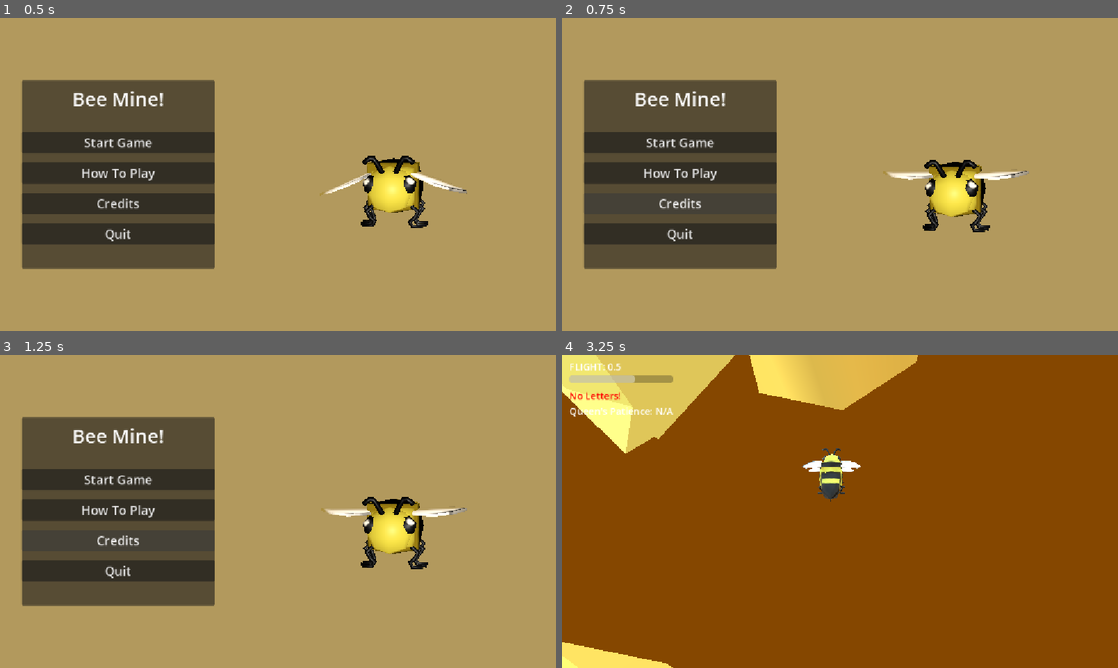
Above: before the commit, frames 1-4 (two rows, left to right).
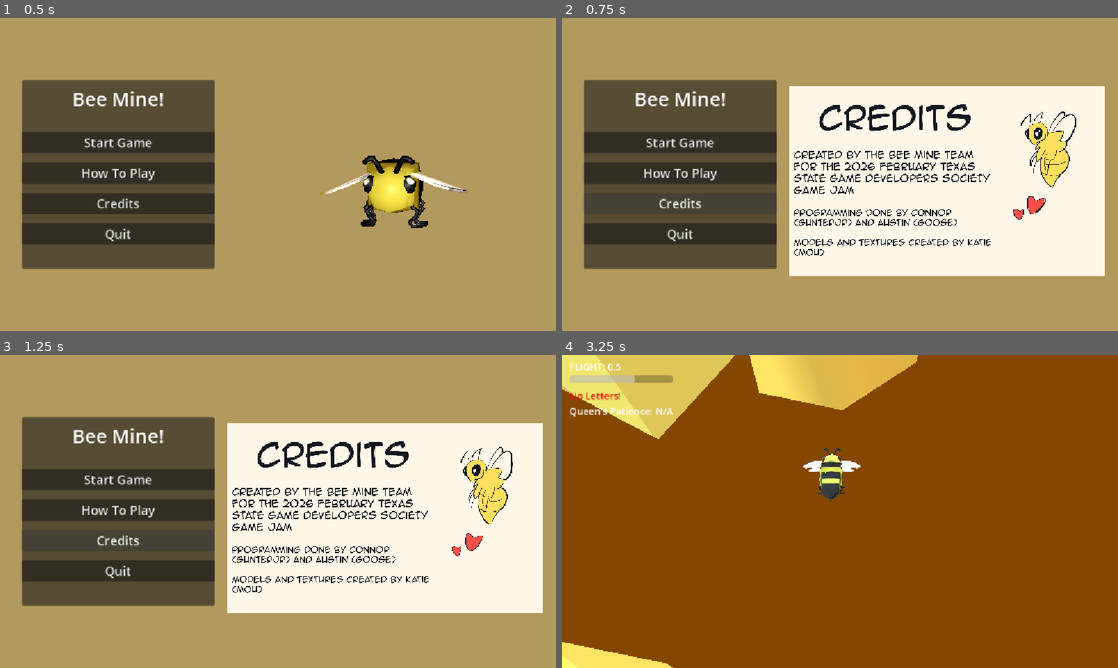
Above: after the commit, the same moments.

Repository: GunterJr/game-jam-feb
Game: Godot game, scene res://scenes/areas/main-menu.tscn
The game is run twice, just before and just after one commit, with the same random seed, the same clock (stepped at 60 frames per second) and the same inputs. Sound files missing from this copy of the repository are replaced by a short silence.
Inputs (mouse positions are in pixels of both pictures, inside the frame that each line leads up to):
- Up to frame 1 (0.5 s): no input
- Up to frame 2 (0.75 s): click "Credits" at 0.5 s
- Up to frame 3 (1.25 s): no input
- Up to frame 4 (3.25 s): click "Start Game" at 1.25 s; tap Enter at 2 s; move the mouse to (867, 511) at 2.02 s; hold W (forward) from 2.03 s (still down); tap Shift (dash) at 2.1, 2.85 s; click (867, 511) at 2.17 s; tap Space (jump) at 2.27, 3.02 s; move the mouse to (812, 511) at 2.77 s

Frame 1 is identical in both runs. In frame 2, 34% of the frame differs, in the area x 40-98%, y 21-83%; in frame 3, 34%; in frame 4, 1.3%.

Commit message:
Add final love letters, credits, and finalized map

Diff:
--- a/scenes/areas/main-menu.tscn
+++ b/scenes/areas/main-menu.tscn
@@ -4,6 +4,7 @@
 [ext_resource type="Texture2D" uid="uid://bv8wjxnj2i3ox" path="res://models/benson_Low_Poly_Bee_Base_color.webp" id="2_h5rob"]
 [ext_resource type="AudioStream" uid="uid://ja5hi2vq3iy0" path="res://audio/fx/byebye.wav" id="3_oq6nt"]
 [ext_resource type="Texture2D" uid="uid://dhd87jft1jxig" path="res://textures/howtoplaysheet.PNG" id="4_vnpvw"]
+[ext_resource type="Texture2D" uid="uid://b7654q4bb0wcq" path="res://textures/creditssheet.png" id="5_7uxvh"]
 
 [sub_resource type="Environment" id="Environment_oq6nt"]
 background_mode = 1
@@ -138,6 +139,28 @@
 "speed": 5.0
 }]
 
+[sub_resource type="AtlasTexture" id="AtlasTexture_1et3q"]
+atlas = ExtResource("5_7uxvh")
+region = Rect2(0, 0, 1850, 1109)
+
+[sub_resource type="AtlasTexture" id="AtlasTexture_fcb31"]
+atlas = ExtResource("5_7uxvh")
+region = Rect2(1850, 0, 1850, 1109)
+
+[sub_resource type="SpriteFrames" id="SpriteFrames_p8t2v"]
+animations = [{
+"frames": [{
+"duration": 1.0,
+"texture": SubResource("AtlasTexture_1et3q")
+}, {
+"duration": 1.0,
+"texture": SubResource("AtlasTexture_fcb31")
+}],
+"loop": true,
+"name": &"default",
+"speed": 5.0
+}]
+
 [node name="MainMenu" type="Node3D" unique_id=106731812]
 script = ExtResource("1_jyjuj")
 
@@ -235,6 +258,15 @@
 frame_progress = 0.8446879
 centered = false
 
+[node name="CreditsSheet" type="AnimatedSprite2D" parent="." unique_id=772360332]
+visible = false
+position = Vector2(797, 337.00003)
+scale = Vector2(0.35393885, 0.35393888)
+sprite_frames = SubResource("SpriteFrames_p8t2v")
+autoplay = "default"
+frame_progress = 0.08159913
+
 [connection signal="pressed" from="MarginContainer/PanelContainer/CenterContainer/MarginContainer/Menu/StartGame" to="." method="_on_start_game_pressed"]
 [connection signal="pressed" from="MarginContainer/PanelContainer/CenterContainer/MarginContainer/Menu/Help" to="." method="_on_help_pressed"]
+[connection signal="pressed" from="MarginContainer/PanelContainer/CenterContainer/MarginContainer/Menu/Credits" to="." method="_on_credits_pressed"]
 [connection signal="pressed" from="MarginContainer/PanelContainer/CenterContainer/MarginContainer/Menu/Exit" to="." method="_on_exit_pressed"]
--- a/scenes/areas/new - zone.tscn
+++ b/scenes/areas/new - zone.tscn
@@ -429,16 +429,6 @@
 size = Vector3(21, 1, 26)
 material = SubResource("StandardMaterial3D_u4nlr")
 
-[node name="CSGBox3D9" type="CSGBox3D" parent="UpperHallFloors" unique_id=547641903]
-transform = Transform3D(0.9999999, -1.4901161e-08, -1.4894321e-09, -2.6554273e-08, 0.8660253, -0.5, -1.36112845e-08, 0.49999994, 0.86602545, -11.397778, -4.835314, -10.551109)
-size = Vector3(10, 1, 26)
-material = SubResource("StandardMaterial3D_u4nlr")
-
-[node name="CSGBox3D10" type="CSGBox3D" parent="UpperHallFloors" unique_id=1854708900]
-transform = Transform3D(0.9999999, -1.4901161e-08, -1.4894322e-09, -2.9802319e-08, 0.9999999, 2.9802322e-08, 1.4894175e-09, -2.9802322e-08, 1, -11.397778, -11.835314, 9.948891)
-size = Vector3(14, 1, 19)
-material = SubResource("StandardMaterial3D_u4nlr")
-
 [node name="CSGBox3D11" type="CSGBox3D" parent="UpperHallFloors" unique_id=371391438]
 transform = Transform3D(0.9999999, -1.4901161e-08, -1.4894326e-09, -2.9802322e-08, 1, 1.1313339e-08, 1.4894184e-09, -1.1313342e-08, 1.0000001, 34.665455, 2.1646857, 0.4488907)
 size = Vector3(26, 1, 14)
@@ -507,14 +497,9 @@
 size = Vector3(2, 14, 58)
 material = SubResource("StandardMaterial3D_nyxdc")
 
-[node name="CSGBox3D7" type="CSGBox3D" parent="HallWalls" unique_id=114807478]
-transform = Transform3D(1, 0, 0, 0, 1, 0, 0, 0, 1, -11.5, -3, 8)
-size = Vector3(14, 1, 23)
-material = SubResource("StandardMaterial3D_nyxdc")
-
 [node name="CSGBox3D8" type="CSGBox3D" parent="HallWalls" unique_id=1054432332]
-transform = Transform3D(1, 0, 0, 0, 0.7071067, -0.70710677, 0, 0.70710677, 0.7071067, -11.5, 5, -11)
-size = Vector3(14, 1, 23)
+transform = Transform3D(1, 0, 0, 0, -2.9802322e-08, -0.9999999, 0, 0.9999999, -2.9802322e-08, -11.5, 3.0000002, -21)
+size = Vector3(14, 1, 19)
 material = SubResource("StandardMaterial3D_nyxdc")
 
 [node name="CSGBox3D9" type="CSGBox3D" parent="HallWalls" unique_id=778517214]
--- a/scripts/letter.gd
+++ b/scripts/letter.gd
@@ -14,11 +14,11 @@
 		1:
 			contents = "Dearest queen, this nectar has got me wondering if you will be a busy bee tonight?"
 		2:
+			contents = "My beloved queen. My little bee self was wondering if you would be open for a date. Because queen, you're the bee's knees."
+		3:
+			contents = "Oh myeth queen. How my every waking moment is thy mind on you., would'th thy giveth me a chance'th?"
+		4:
 			contents = "My queen, I know you have seen me working around the pollen fields, why will you not talk to me? My wings buzz for you..."
-		3:
-			contents = "3"
-		4:
-			contents ="4"
 		5:
 			contents = "Dear queen,\nYour crown glistens in the amber light of the hive,\nand as your antennae sway in the wind like stalks of wheat,\nyour commanding gaze pierces through my heart."
 		_: 	contents = "My queen,\nHow did we get here?"
--- a/scripts/main_menu.gd
+++ b/scripts/main_menu.gd
@@ -1,6 +1,7 @@
 extends Node3D
 
 @onready var howToPlaySheet: AnimatedSprite2D = $HowToPlaySheet
+@onready var creditsSheet: AnimatedSprite2D = $CreditsSheet
 
 # Called when the node enters the scene tree for the first time.
 func _ready() -> void:
@@ -22,3 +23,7 @@
 
 func _on_help_pressed() -> void:
 	howToPlaySheet.visible = !howToPlaySheet.visible
+
+
+func _on_credits_pressed() -> void:
+	creditsSheet.visible = !creditsSheet.visible
Binary file added: textures/creditssheet.png
Not shown, added: textures/creditssheet.png.import
